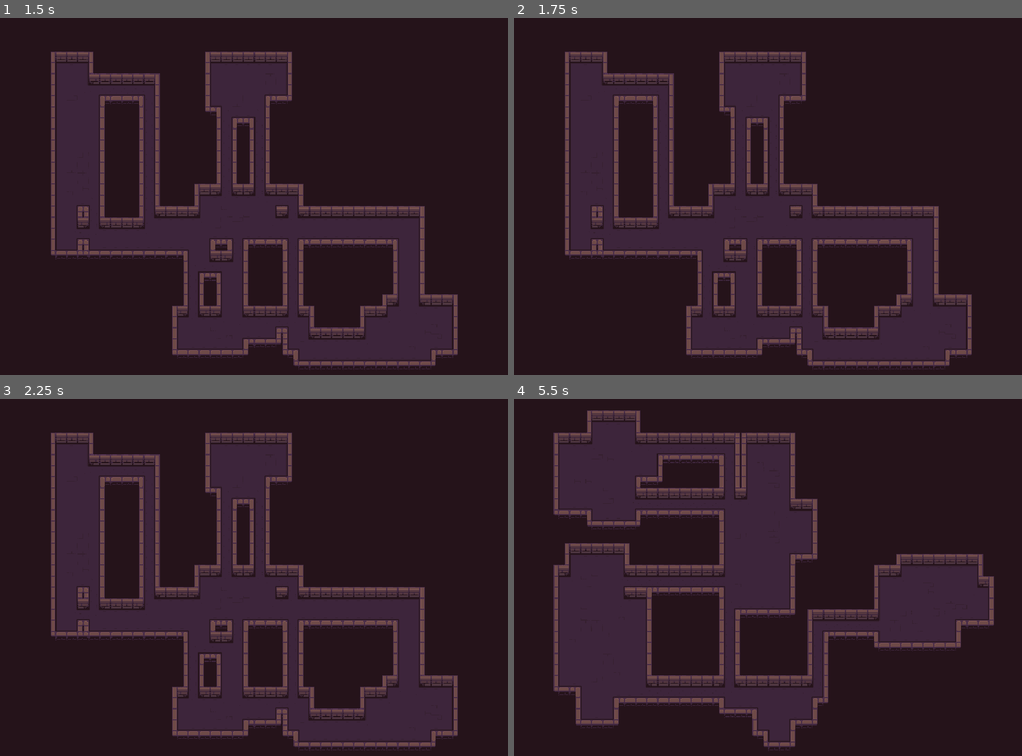
Above: before the commit, frames 1-4 (two rows, left to right).
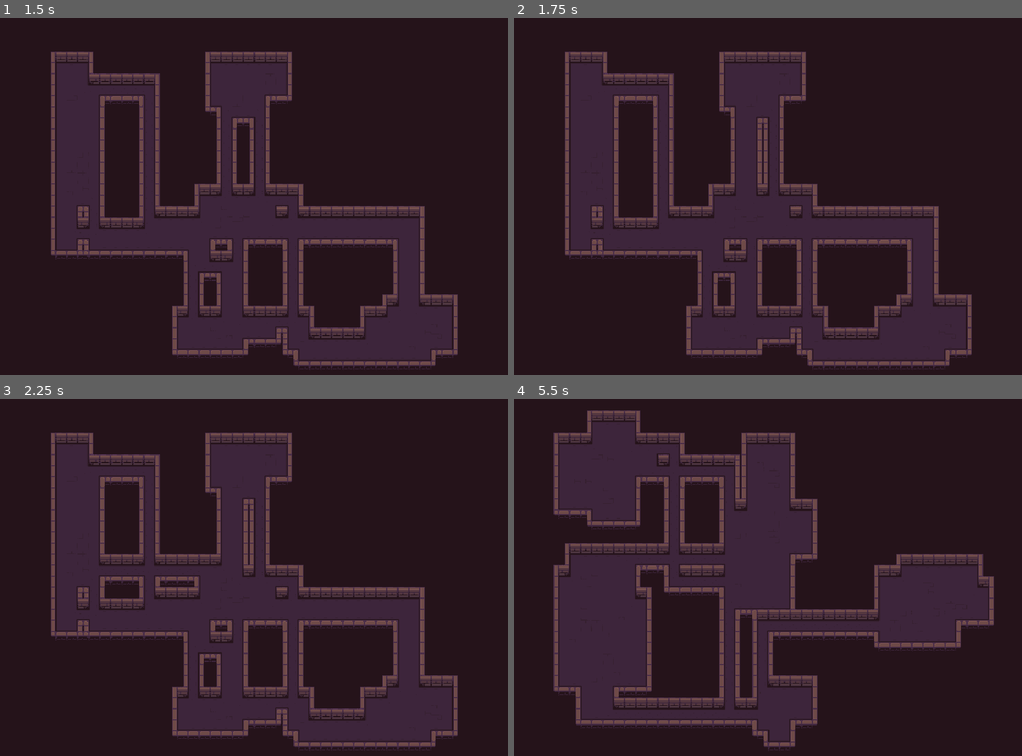
Above: after the commit, the same moments.

Repository: stefanhacks/roguemap_generator
Game: Godot game, scene res://scenes/tests/test_map_generator.tscn
Same seed, same stepped clock (60 frames per second), same inputs: the game is played once before the commit and once after it. This scene is started directly instead of the project's main scene.
Inputs:
- Up to frame 1 (1.5 s): tap Enter at 0.5 s; hold G (generate) 0.53-1.28 s; tap R (make_road) at 0.8, 1.35 s; tap Space at 1.25 s
- Up to frame 2 (1.75 s): tap A (add, bound only after the commit) at 1.55 s
- Up to frame 3 (2.25 s): tap Enter at 2 s; hold A (add, bound only after the commit) from 2.03 s (still down)
- Up to frame 4 (5.5 s): tap G (generate) at 2.3, 4.35 s; tap Space at 2.75, 4.25 s; release A (add, bound only after the commit) at 2.78 s; tap Down (decrease_height) at 2.85 s; tap R (make_road) at 3.05, 5.3 s; tap Enter at 3.5 s; hold Left (decrease_width) 3.53-4.28 s; tap A (add, bound only after the commit) at 3.8 s; hold Up (increase_height) from 5.03 s (still down)

Frame 1 is identical in both runs. In frame 2, 0.5% of the frame differs, in the area x 45-50%, y 27-50%; in frame 3, 1.8%; in frame 4, 8.5%, in the area x 19-63%, y 9-93%.

Commit message:
Moving preload and adding singular road generation.

Diff:
--- a/project.godot
+++ b/project.godot
@@ -67,6 +67,11 @@
 "events": [Object(InputEventKey,"resource_local_to_scene":false,"resource_name":"","device":-1,"window_id":0,"alt_press …(192 unchanged characters)…
 ]
 }
+add={
+"deadzone": 0.5,
+"events": [Object(InputEventKey,"resource_local_to_scene":false,"resource_name":"","device":-1,"window_id":0,"alt_pressed":false,"shift_pressed":false,"ctrl_pressed":false,"meta_pressed":false,"pressed":false,"keycode":0,"physical_keycode":65,"key_label":0,"unicode":97,"location":0,"echo":false,"script":null)
+]
+}
 
 [layer_names]
 
--- a/scenes/components/map_generator.gd
+++ b/scenes/components/map_generator.gd
@@ -14,13 +14,12 @@
 var slices_through_y: Array[int]
 
 const ROOM_GENERATOR = preload("res://scenes/components/room_generator.tscn")
+const tile_set: TileSet = preload("res://tilesets/dungeon_tile_set.tres")
 enum {MERGED_EAST, MERGED_SOUTH}
 
 
 func make_tile_map_layer() -> TileMapLayer:
-	var tile_set: TileSet = load("res://tilesets/dungeon_tile_set.tres")
 	var new_tile_map_layer = TileMapLayer.new()
-
 	new_tile_map_layer.name = "TileMapLayer"
 	new_tile_map_layer.tile_set = tile_set
 
@@ -66,10 +65,16 @@
 
 
 func make_roads() -> void:
-	var rooms = room_nodes.get_children().duplicate()
+	var rooms = room_nodes.get_children()
 	rooms.shuffle()
 	for i in range(1, rooms.size()):
 		path_generator.make_path(rooms[i - 1].room, rooms[i].room)
+
+
+func add_random_road() -> void:
+	var rooms = room_nodes.get_children()
+	rooms.shuffle()
+	path_generator.make_path(rooms[0].room, rooms[1].room)
 
 
 func _make_background(dimensions: Vector2i) -> void:
--- a/scenes/tests/test_map_generator.gd
+++ b/scenes/tests/test_map_generator.gd
@@ -16,7 +16,10 @@
 		_generate_room()
 	elif event.is_action_pressed("make_road"):
 		if tile_map_layer != null:
-			_generate_roads()
+			_make_roads()
+	elif event.is_action_pressed("add"):
+		if tile_map_layer != null:
+			_add_random_road()
 
 
 func _generate_room() -> void:
@@ -24,5 +27,9 @@
 	map_generator.make_map(Vector2i(-1, -1), screen_dimensions + Vector2i(1, 2))
 
 
-func _generate_roads() -> void:
+func _make_roads() -> void:
 	map_generator.make_roads()
+
+
+func _add_random_road() -> void:
+	map_generator.add_random_road()
